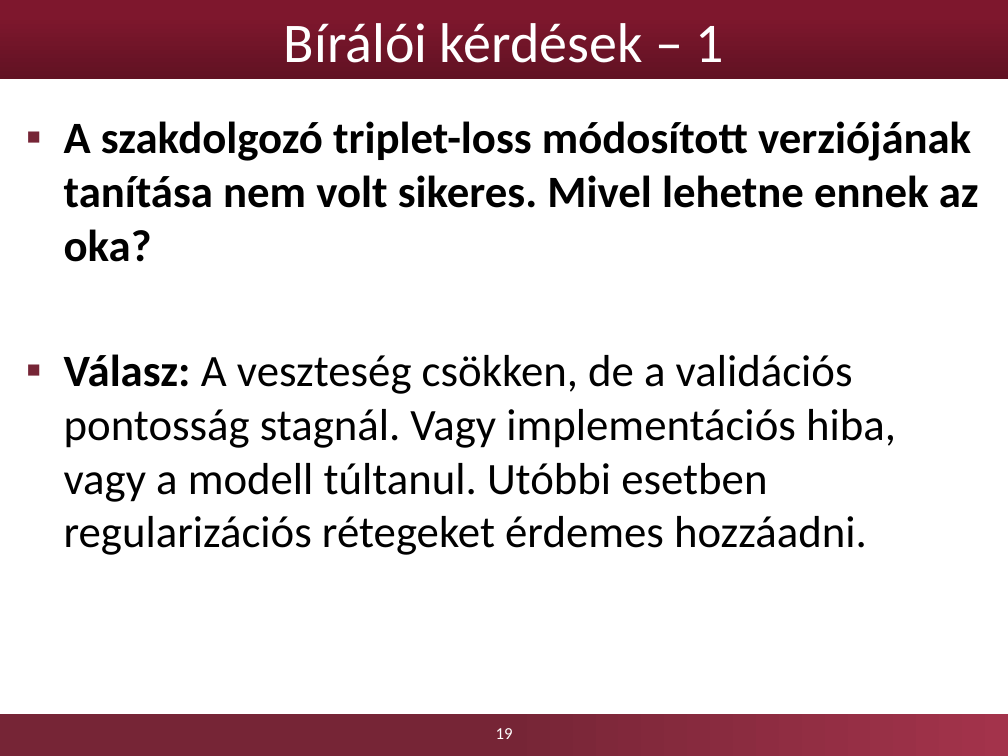
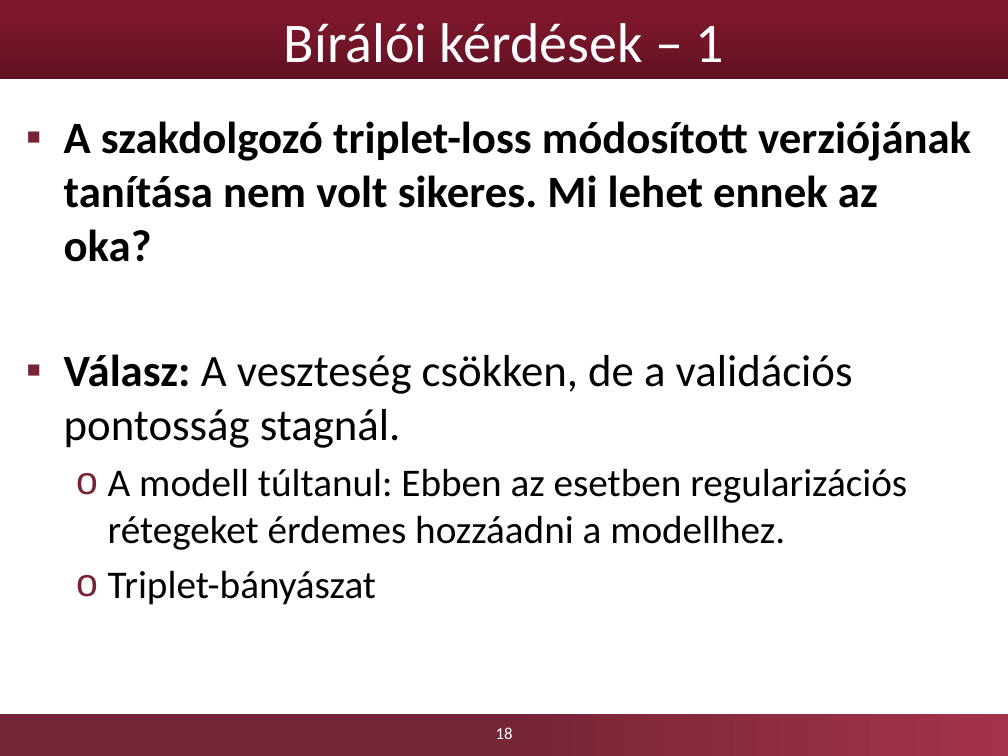
Before and after one commit to Lehel44/diploma, a slide deck: slide 18 of boer-lehel-msc-diplomaterv-prezentacio.pptx (slide 19 before the commit). Drawn at 1008x756 pixels with LibreOffice and Linux fonts; fonts in the diff are those of the drawing; background and template pictures are left out. Boxes give left, top, right and bottom in pixels: in the first picture for what was removed or moved away, otherwise in the second. Text is boxed around its words. In the diff, an @@ line names an element or a change of style, - is before the commit and + after.

```diff
--- a/boer-lehel-msc-diplomaterv-prezentacio.pptx
+++ b/boer-lehel-msc-diplomaterv-prezentacio.pptx
@@ text at (64,121,971,605): text changed @@
-▪ A szakdolgozó triplet-loss módosított verziójának tanítása nem volt sikeres. Mivel lehetne ennek az
-  oka?
-▪ Válasz: A veszteség csökken, de a validációs pontosság stagnál. Vagy implementációs hiba, vagy a modell túltanul. Utóbbi esetben regularizációs rétegeket érdemes hozzáadni.
+▪ A szakdolgozó triplet-loss módosított verziójának tanítása nem volt sikeres. Mi lehet ennek az
+  oka?
+▪ Válasz: A veszteség csökken, de a validációs pontosság stagnál.
+  o A modell túltanul: Ebben az esetben regularizációs rétegeket érdemes hozzáadni a modellhez.
+  o Triplet-bányászat
@@ page number at (496,727,513,739): text changed @@
-19
+18
```
Also in this commit, not shown: 16 other slides changed, 1 slide added, 2 slides removed.
